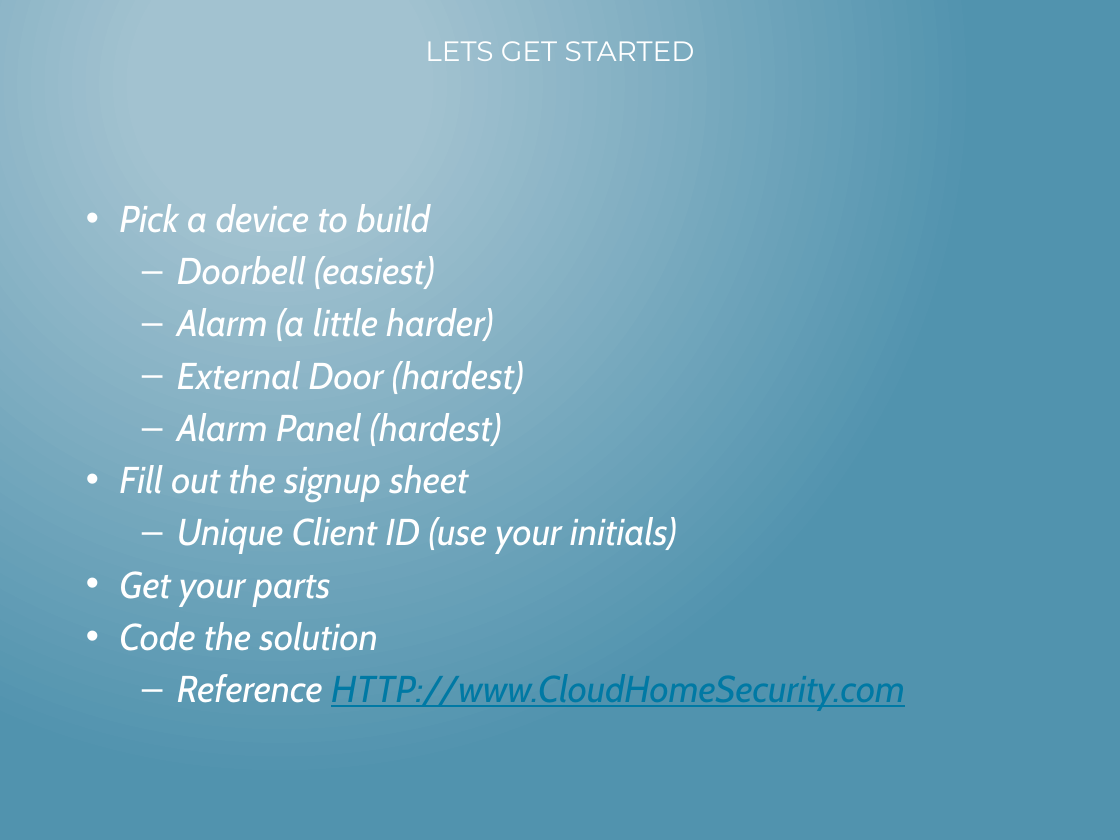
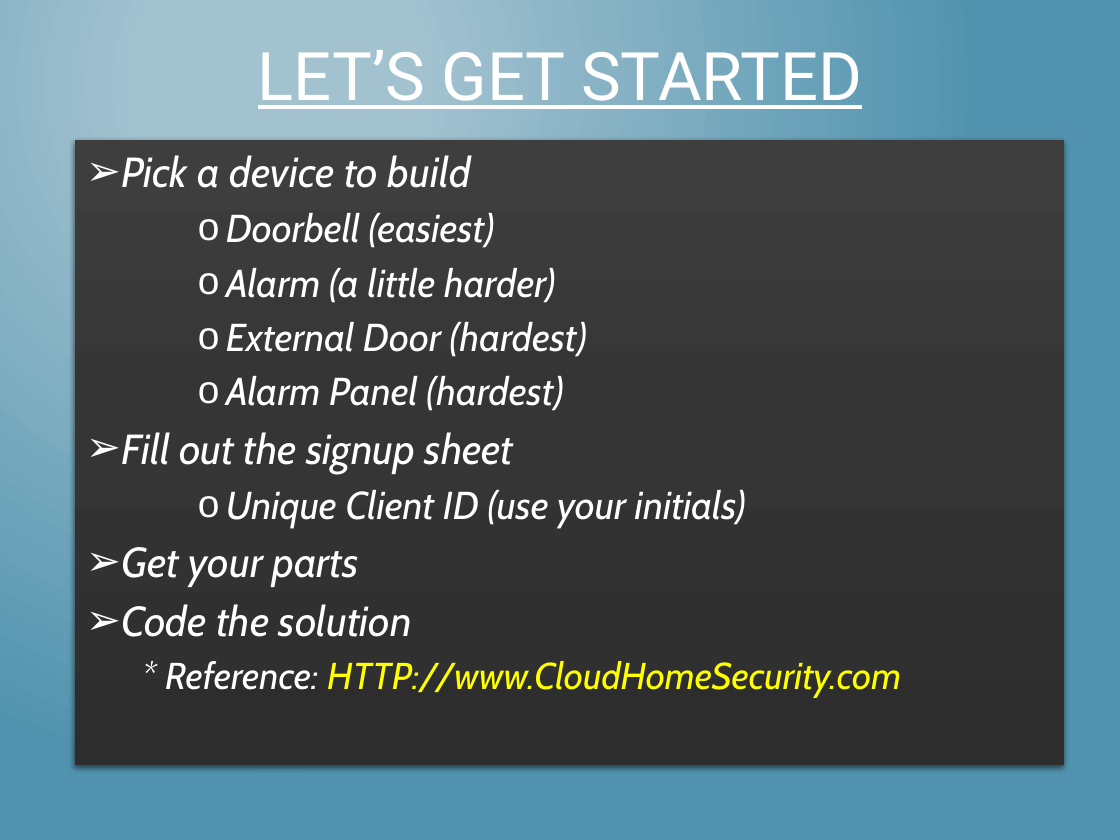
Before and after one commit to mlinnen/CloudHomeSecurity, a slide deck: slide 30 of docs/HacknightPowerPoint.pptx (slide 29 before the commit). Drawn at 1120x840 pixels with LibreOffice and Linux fonts; fonts in the diff are those of the drawing. Boxes give left, top, right and bottom in pixels: in the first picture for what was removed or moved away, otherwise in the second. Text is boxed around its words. In the diff, an @@ line names an element or a change of style, - is before the commit and + after.

```diff
--- a/docs/HacknightPowerPoint.pptx
+++ b/docs/HacknightPowerPoint.pptx
@@ title at (258, 50, 862, 109): text changed; size 18 to 43 pt; font Montserrat to Roboto @@
-LETS GET STARTED
+LET’S GET STARTED
@@ text "Pick a device to build": place and size @@
-text "Pick a device to build" at (119, 204, 905, 710)
+text "Pick a device to build" at (75, 140, 1064, 765)
@@ text "Pick a device to build" at (75, 140, 1064, 765): fill none to gradient #2E2E2E to #363636 to #3E3E3E; shadow on @@
@@ text at (121, 155, 746, 637): size 24 to 27 pt in "Pick a device to build", "Fill out the signup sheet", "Get your parts", "Code the solution"; size 24 to 25 pt in "Doorbell (easiest)", "Alarm (a little harder)", "External Door (hardest)", "Alarm Panel (hardest)" and 1 more places; bullet • to ➢; bullet – to o; list level 2 to 3 in "Doorbell (easiest)"; list level 2 to 3 in "Alarm (a little harder)"; list level 2 to 3 in "External Door (hardest)"; list level 2 to 3 in "Alarm Panel (hardest)"; list level 2 to 3 in "Unique Client ID (use your ..." @@
@@ text at (165, 661, 901, 697): text changed; text colour #0079A4 to #FFFF00 @@
-  – Reference HTTP://www.CloudHomeSecurity.com
+  * Reference: HTTP://www.CloudHomeSecurity.com
```
Also in this commit, not shown: 30 other slides changed, 3 slides added.
